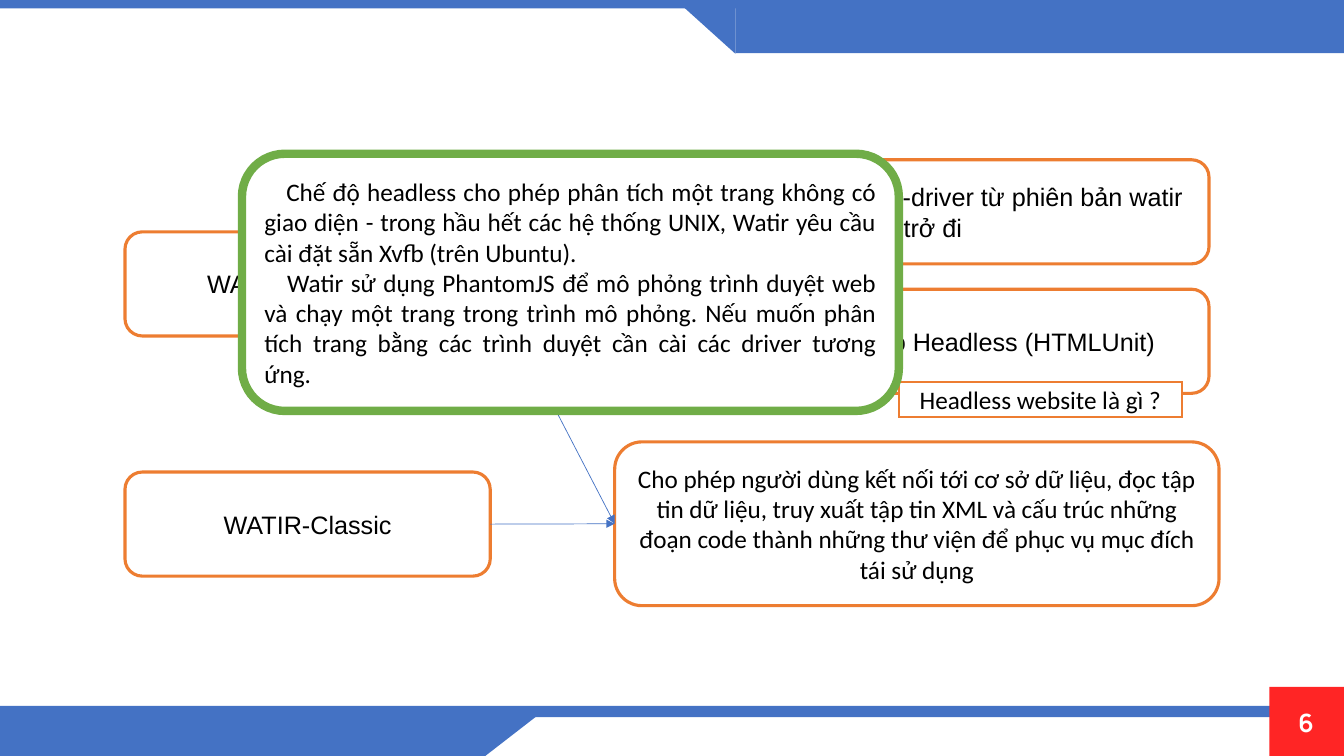
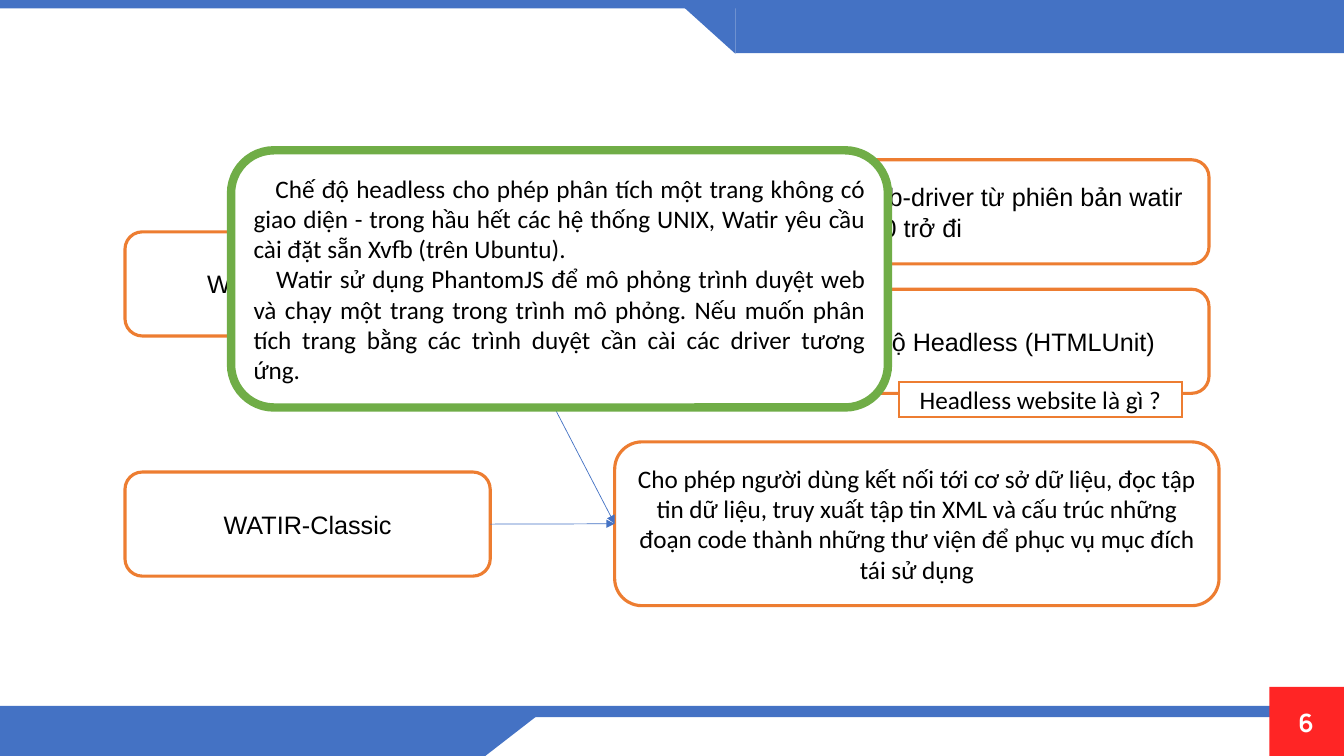
Before and after one commit to OrangeFoxie/Kiem-thu-phan-mem, a slide deck: slide 6 of TESTING/1-3.pptx. Drawn at 1344x756 pixels with LibreOffice and Linux fonts; fonts in the diff are those of the drawing; background and template pictures are left out. Boxes give left, top, right and bottom in pixels: in the first picture for what was removed or moved away, otherwise in the second. Text is boxed around its words. In the diff, an @@ line names an element or a change of style, - is before the commit and + after.

```diff
--- a/TESTING/1-3.pptx
+++ b/TESTING/1-3.pptx
@@ rounded rectangle "Chế độ headless cho phép ...": place and size @@
-rounded rectangle "Chế độ headless cho phép ..." at (242, 154, 899, 411)
+rounded rectangle "Chế độ headless cho phép ..." at (231, 150, 888, 407)
```
Also in this commit, not shown: 2 other slides changed.
